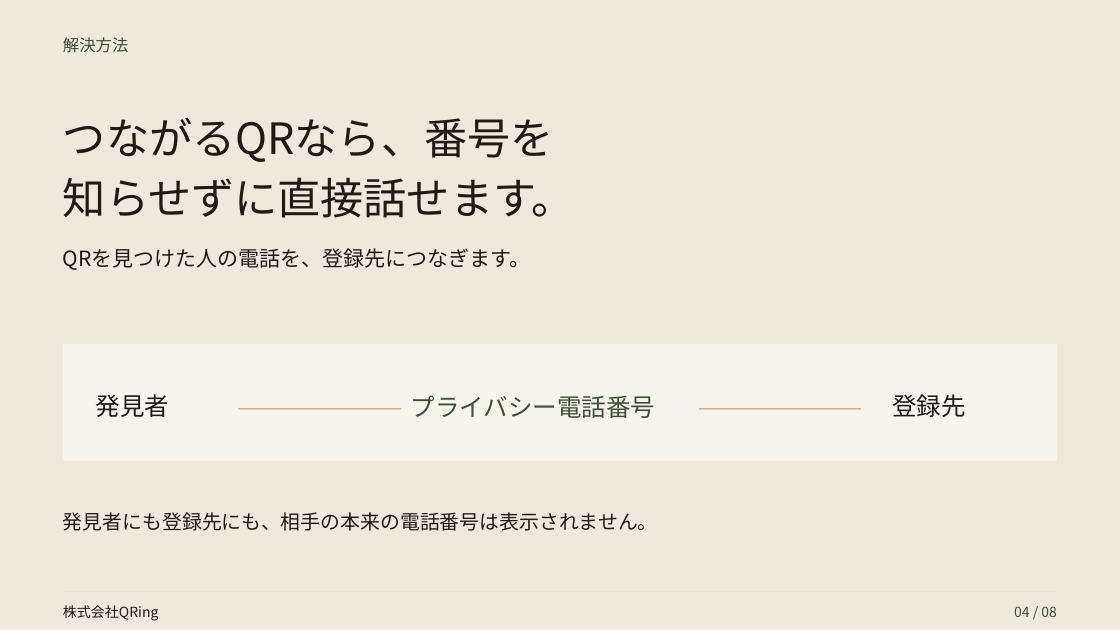
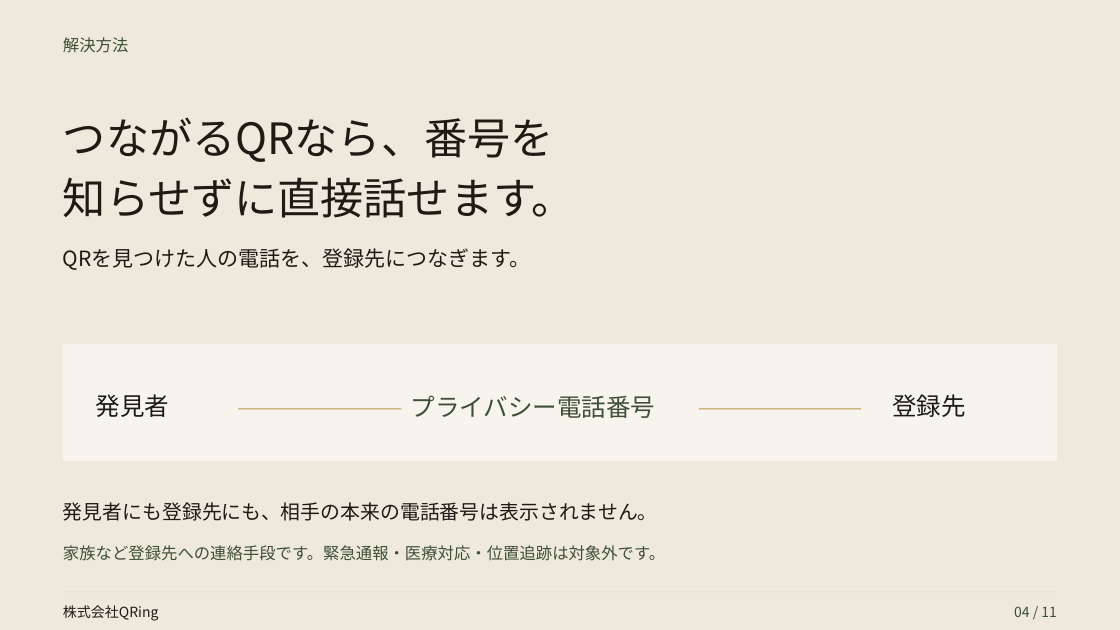
Before and after one commit to akizu815-create/QRing-presentation, a slide deck: slide 4 of decks/municipal/output/deck.pptx. Drawn at 1120x630 pixels with LibreOffice and Linux fonts; fonts in the diff are those of the drawing. Boxes give left, top, right and bottom in pixels: in the first picture for what was removed or moved away, otherwise in the second. Text is boxed around its words. In the diff, an @@ line names an element or a change of style, - is before the commit and + after.

```diff
--- a/decks/municipal/output/deck.pptx
+++ b/decks/municipal/output/deck.pptx
@@ text "発見者にも登録先にも、相手の本来の電話番号は表示されません。": place and size @@
-text "発見者にも登録先にも、相手の本来の電話番号は表示されません。" at <box>63,512,658,531</box>
+text "発見者にも登録先にも、相手の本来の電話番号は表示されません。" at <box>63,502,658,521</box>
@@ text added at <box>63,545,665,561</box>, 14 pt, text #3F4F36 @@
+家族など登録先への連絡手段です。緊急通報・医療対応・位置追跡は対象外です。
@@ text at <box>1014,606,1057,617</box>: text changed @@
-04 / 08
+04 / 11
```
Also in this commit, not shown: 5 other slides changed, 5 slides added, 2 slides removed, 19 other files.
